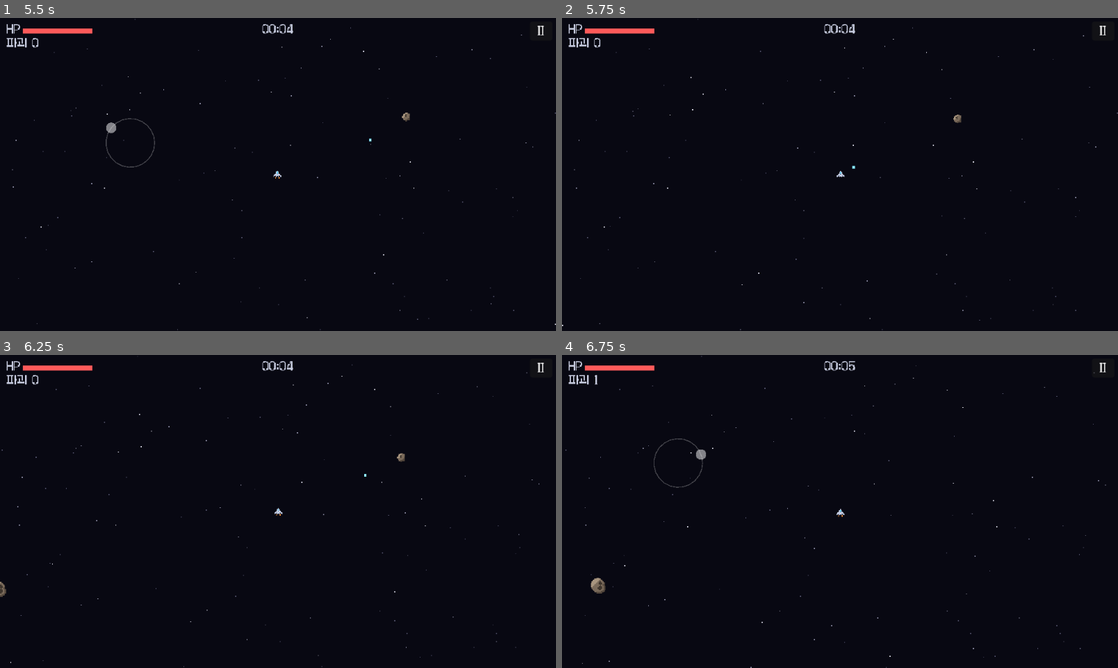
Above: before the commit, frames 1-4 (two rows, left to right).
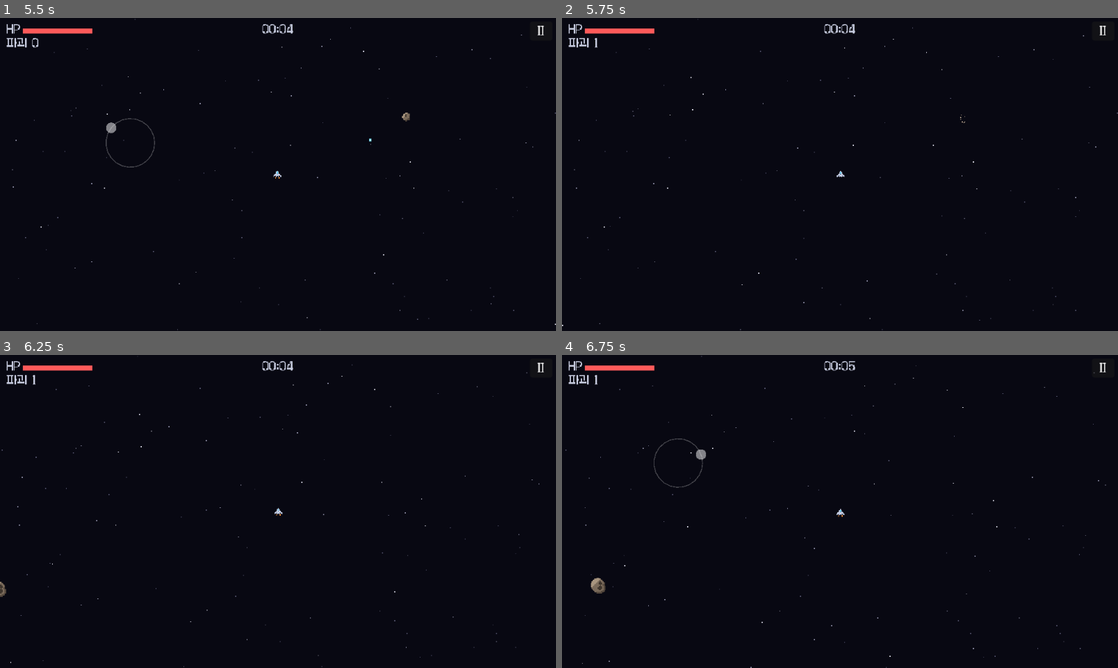
Above: after the commit, the same moments.

Repository: jaehyo-dev/asteroid-miner
Game: Godot game, scene res://scenes/main.tscn
Same seed, same stepped clock (60 frames per second), same inputs: the game is played once before the commit and once after it.
Inputs (mouse positions are in pixels of both pictures, inside the frame that each line leads up to):
- Up to frame 1 (5.5 s): click "출격" at 0.5 s; click "II" at 1.25 s; click "계속하기" at 2 s; tap Enter (confirm) at 2.75, 2.85 s; move the mouse to (400, 158) at 2.77 s; hold D (move_right) 2.78-3.5 s; click (400, 158) at 2.92 s; tap Space at 3.02 s; drag from (166, 190) to (250, 237) at 3.52 s; move the mouse to (333, 105) at 4.27 s; hold D (move_right) 4.28-5 s; tap Keypad Enter at 4.35 s; drag from (250, 237) to (111, 127) at 5.02 s
- Up to frame 2 (5.75 s): no input
- Up to frame 3 (6.25 s): move the mouse to (444, 558) at 5.77 s; hold A (move_left) from 5.78 s (still down); tap P at 5.85 s; tap Space at 6.02 s
- Up to frame 4 (6.75 s): release A (move_left) at 6.5 s; drag from (673, 464) to (756, 433) at 6.52 s

Frame 1 is identical in both runs. In frame 2, less than 0.1% of the frame differs, in the area x 5-73%, y 6-49%; in frame 3, less than 0.1%; in frame 4, nothing differs.

Commit message:
2단계 최종 검토 반영: 운석 체력 계단식 증가, 탄 연속 충돌 판정, 발사 간격 보정
Co-Authored-By: Claude Opus 5.5 <noreply@anthropic.com>
Claude-Session: https://claude.ai/code/session_01SA6thFTzKNGHA2UYPfpjGv

Diff:
--- a/scripts/balance.gd
+++ b/scripts/balance.gd
@@ -32,7 +32,7 @@
 	{"name": "중간 운석", "radius": 9.0, "hp": 2.0, "damage": 14.0, "speed_min": 32.0, "speed_max": 55.0},
 	{"name": "큰 운석", "radius": 14.0, "hp": 3.0, "damage": 22.0, "speed_min": 22.0, "speed_max": 40.0},
 ]
-## 운석 체력은 이 시간(초)마다 기본값만큼 더 늘어난다 (150초면 2배, 300초면 3배).
+## 운석 체력은 이 시간(초)마다 기본값만큼 계단식으로 늘어난다 (0~150초 1배, 150초부터 2배, 300초부터 3배).
 const ASTEROID_HP_GROWTH_TIME := 150.0
 ## 크기별 등장 비율. 시작할 때 → SPAWN_RAMP_TIME 뒤로 점점 바뀐다 (큰 운석이 늘어남).
 const ASTEROID_WEIGHTS_START := [6.0, 3.0, 1.0]
--- a/scripts/logic/run_sim.gd
+++ b/scripts/logic/run_sim.gd
@@ -21,6 +21,7 @@
 ## 탄 한 개
 class Bullet:
 	var pos: Vector2
+	var prev_pos: Vector2  ## 이번 프레임 이동 전 위치 (지나간 선분으로 명중 판정)
 	var vel: Vector2
 	var life: float  ## 남은 비행 시간
 	var damage: float
@@ -135,29 +136,33 @@
 
 ## 사거리 안에 운석이 있으면 가장 가까운 운석을 향해 발사한다.
 func _auto_fire(delta: float) -> void:
-	_fire_timer = maxf(_fire_timer - delta, 0.0)
+	_fire_timer -= delta
 	if _fire_timer > 0.0:
 		return
 	var target := nearest_asteroid(player_pos, asteroids, fire_range)
 	if target == null:
-		return  # 대상이 없으면 장전된 상태로 기다린다
+		_fire_timer = 0.0  # 대상이 없으면 장전된 상태로 기다린다
+		return
 	# 움직이는 운석이 탄과 만날 지점을 노린다.
 	var base_angle := intercept_angle(player_pos, target.pos, target.vel, Balance.BULLET_SPEED)
 	var life := fire_range / Balance.BULLET_SPEED * Balance.BULLET_LIFETIME_FACTOR
 	for angle in spread_angles(base_angle, bullet_count, deg_to_rad(Balance.MULTI_SHOT_SPREAD_DEG)):
 		var b := Bullet.new()
 		b.pos = player_pos
+		b.prev_pos = player_pos
 		b.vel = Vector2.from_angle(angle) * Balance.BULLET_SPEED
 		b.life = life
 		b.damage = bullet_damage
 		bullets.append(b)
-	_fire_timer = fire_interval
+	# 프레임 사이에 넘친 시간은 다음 발사에 반영해 프레임 속도와 관계없이 간격을 지킨다.
+	_fire_timer = maxf(_fire_timer + fire_interval, 0.0)
 	events.append("shoot")
 
 
 func _move_bullets(delta: float) -> void:
 	var kept: Array[Bullet] = []
 	for b in bullets:
+		b.prev_pos = b.pos
 		b.pos += b.vel * delta
 		b.life -= delta
 		if b.life > 0.0:
@@ -171,7 +176,8 @@
 	for b in bullets:
 		var hit := false
 		for a in asteroids:
-			if a.hp > 0.0 and b.pos.distance_to(a.pos) < a.radius + Balance.BULLET_RADIUS:
+			# 이번 프레임에 지나간 선분으로 판정해, 프레임이 느려도 탄이 운석을 뚫고 지나가지 않게 한다.
+			if a.hp > 0.0 and segment_distance(b.prev_pos, b.pos, a.pos) < a.radius + Balance.BULLET_RADIUS:
 				a.hp -= b.damage
 				a.flash = 0.08
 				hit = true
@@ -208,9 +214,19 @@
 
 # ── 규칙 계산 (자동 테스트 대상) ─────────────────────
 
-## 시간에 따라 늘어나는 운석 체력
+## 시간에 따라 늘어나는 운석 체력. 계단식으로 늘어서 처음 구간은 기본 체력(탄 수) 그대로다.
 static func asteroid_hp(base_hp: float, t: float) -> float:
-	return base_hp * (1.0 + maxf(t, 0.0) / Balance.ASTEROID_HP_GROWTH_TIME)
+	return base_hp * (1.0 + floorf(maxf(t, 0.0) / Balance.ASTEROID_HP_GROWTH_TIME))
+
+
+## 선분 a-b와 점 p 사이의 가장 짧은 거리
+static func segment_distance(a: Vector2, b: Vector2, p: Vector2) -> float:
+	var ab := b - a
+	var len_sq := ab.length_squared()
+	if len_sq == 0.0:
+		return p.distance_to(a)
+	var t := clampf((p - a).dot(ab) / len_sq, 0.0, 1.0)
+	return p.distance_to(a + ab * t)
 
 
 ## 사거리 안에서 가장 가까운 운석. 없으면 null.
--- a/tests/test_run_sim.gd
+++ b/tests/test_run_sim.gd
@@ -186,6 +186,7 @@
 
 func test_운석_체력은_시간에_따라_늘어남() -> void:
 	assert_eq(RunSim.asteroid_hp(2.0, 0.0), 2.0)
+	assert_eq(RunSim.asteroid_hp(2.0, Balance.ASTEROID_HP_GROWTH_TIME - 0.01), 2.0, "첫 구간은 기본 체력 그대로")
 	assert_true(is_equal_approx(RunSim.asteroid_hp(2.0, Balance.ASTEROID_HP_GROWTH_TIME), 4.0))
 	var sim := _quiet_sim()
 	sim.time = Balance.ASTEROID_HP_GROWTH_TIME
@@ -232,12 +233,12 @@
 	var sim := _quiet_sim(true)
 	_add_asteroid(sim, Vector2(0, -150), Vector2.ZERO, 2).hp = 1000.0
 	var shots := 0
-	var steps := int(Balance.FIRE_INTERVAL * 3.0 / 0.01)
+	var steps := int(Balance.FIRE_INTERVAL * 2.5 / 0.01)
 	for i in steps:
 		sim.update(0.01, Vector2.ZERO)
 		if sim.events.has("shoot"):
 			shots += 1
-	# 0초, 1간격, 2간격 뒤 (3간격 직전까지) → 3발
+	# 처음, 1간격 뒤, 2간격 뒤 → 2.5간격 동안 3발
 	assert_eq(shots, 3)
 
 
@@ -330,3 +331,47 @@
 	for i in 120:
 		sim.update(1.0 / 60.0, Vector2.ZERO)
 	assert_eq(sim.kills, 1, "움직이는 운석 명중")
+
+
+func test_실제로_나온_운석은_처음엔_기본_탄_수로_부서짐() -> void:
+	# 출격 초반에 나온 운석은 크기별 기본 탄 수(작음 1, 중간 2, 큼 3)로 부서져야 한다.
+	var sim := _quiet_sim()
+	sim.time = 30.0
+	for i in 40:
+		var a := sim.spawn_asteroid()
+		var base: float = Balance.ASTEROID_TYPES[a.type]["hp"]
+		var shots := int(ceil(a.hp / Balance.BULLET_DAMAGE))
+		assert_eq(shots, int(base), "%s 탄 수" % Balance.ASTEROID_TYPES[a.type]["name"])
+
+
+func test_선분과_점_거리() -> void:
+	assert_true(is_equal_approx(RunSim.segment_distance(Vector2(0, 0), Vector2(10, 0), Vector2(5, 3)), 3.0))
+	assert_true(is_equal_approx(RunSim.segment_distance(Vector2(0, 0), Vector2(10, 0), Vector2(-4, 3)), 5.0), "끝점 바깥")
+	assert_true(is_equal_approx(RunSim.segment_distance(Vector2(1, 1), Vector2(1, 1), Vector2(4, 5)), 5.0), "길이 0")
+
+
+func test_느린_프레임에서도_탄이_운석을_뚫고_지나가지_않음() -> void:
+	# 10fps(최대 프레임 시간)에서는 탄이 한 프레임에 26px을 가므로 지나간 선분으로 판정해야 한다.
+	var hits := 0
+	for i in 20:
+		var sim := _quiet_sim(true)
+		_add_asteroid(sim, Vector2(0, -90 - i * 2.3), Vector2(0, 40))  # 다가오는 작은 운석
+		for step in 20:
+			sim.update(Balance.MAX_FRAME_DELTA, Vector2.ZERO)
+		if sim.kills == 1 and sim.hp == Balance.SHIP_MAX_HP:
+			hits += 1
+	assert_eq(hits, 20, "모두 명중")
+
+
+func test_느린_프레임에서도_발사_간격이_같음() -> void:
+	for fps in [60.0, 30.0, 20.0]:
+		var sim := _quiet_sim(true)
+		_add_asteroid(sim, Vector2(0, -150), Vector2.ZERO, 2).hp = 1.0e6
+		var shots := 0
+		var steps := int(round(fps * 10.0))
+		for i in steps:
+			sim.update(1.0 / fps, Vector2.ZERO)
+			if sim.events.has("shoot"):
+				shots += 1
+		var expected := int(10.0 / Balance.FIRE_INTERVAL) + 1
+		assert_true(absi(shots - expected) <= 1, "%dfps 발사 %d발 (예상 %d)" % [fps, shots, expected])
Not shown, changed: CHANGELOG.md
